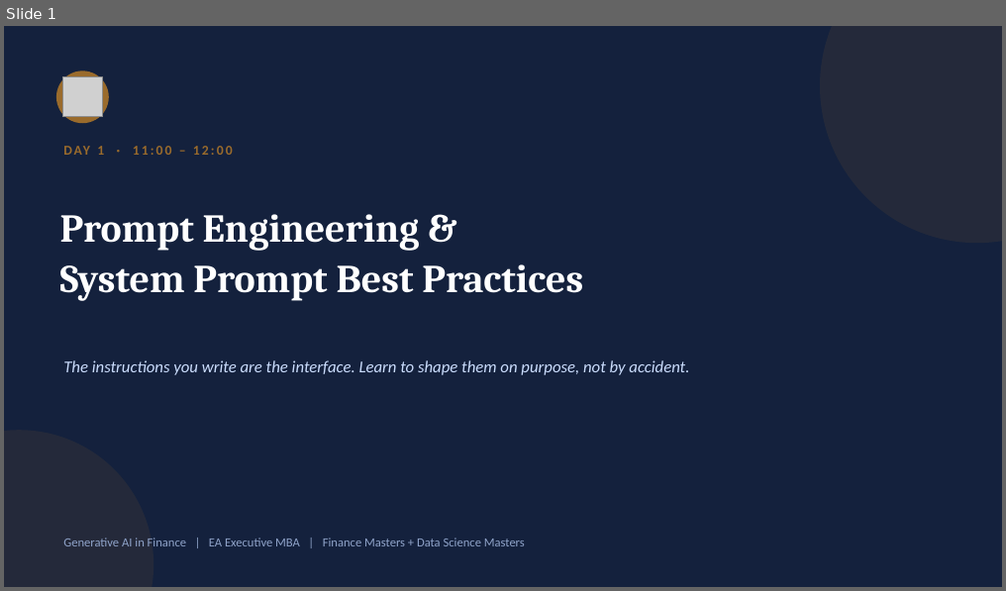
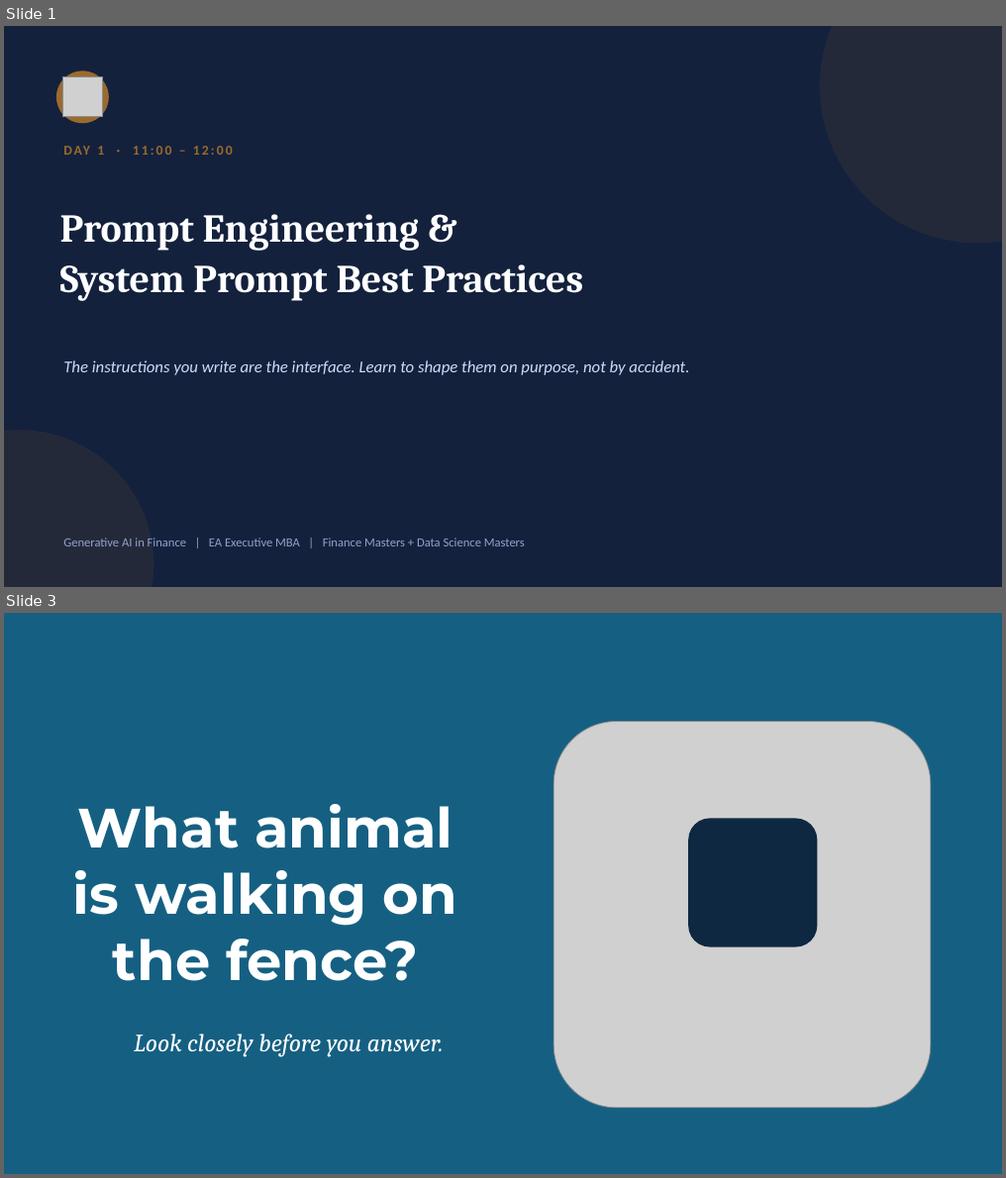
Before and after one commit to kwartler/vienna-genai-finance-course, a slide deck: lessons/day1/wip/prompt_engineering_system_prompts.pptx. Shown one above the other, each under a label of ours: slide 1 before the commit, slides 1 and 3 after it; the slides between them are not shown. The pictures are 1006x591 and 1006x1178 pixels, drawn with LibreOffice and Linux fonts; fonts in the diff are those of the drawing; grey boxes stand for pictures; background and template pictures are left out. Boxes give left, top, right and bottom in pixels: in the first picture for what was removed or moved away, otherwise in the second. Text is boxed around its words. In the diff, an @@ line names an element or a change of style, - is before the commit and + after.

```diff
--- a/lessons/day1/wip/prompt_engineering_system_prompts.pptx
+++ b/lessons/day1/wip/prompt_engineering_system_prompts.pptx
@@ slide 3 added at box(4, 613, 1002, 1174), background #156082 @@
@@ picture added at box(553, 722, 930, 1108) @@
@@ text added at box(73, 804, 457, 981), 53.3 pt, text #FFFFFF, bold @@
+What animal is walking on the fence?
@@ rounded rectangle added at box(688, 818, 817, 947), fill #0E2841 @@
@@ text added at box(134, 1034, 444, 1058), 24 pt, text #FFFFFF, italic @@
+Look closely before you answer.
```
Also in this commit, not shown: 4 slides changed, 30 other slides added, 33 other files.
